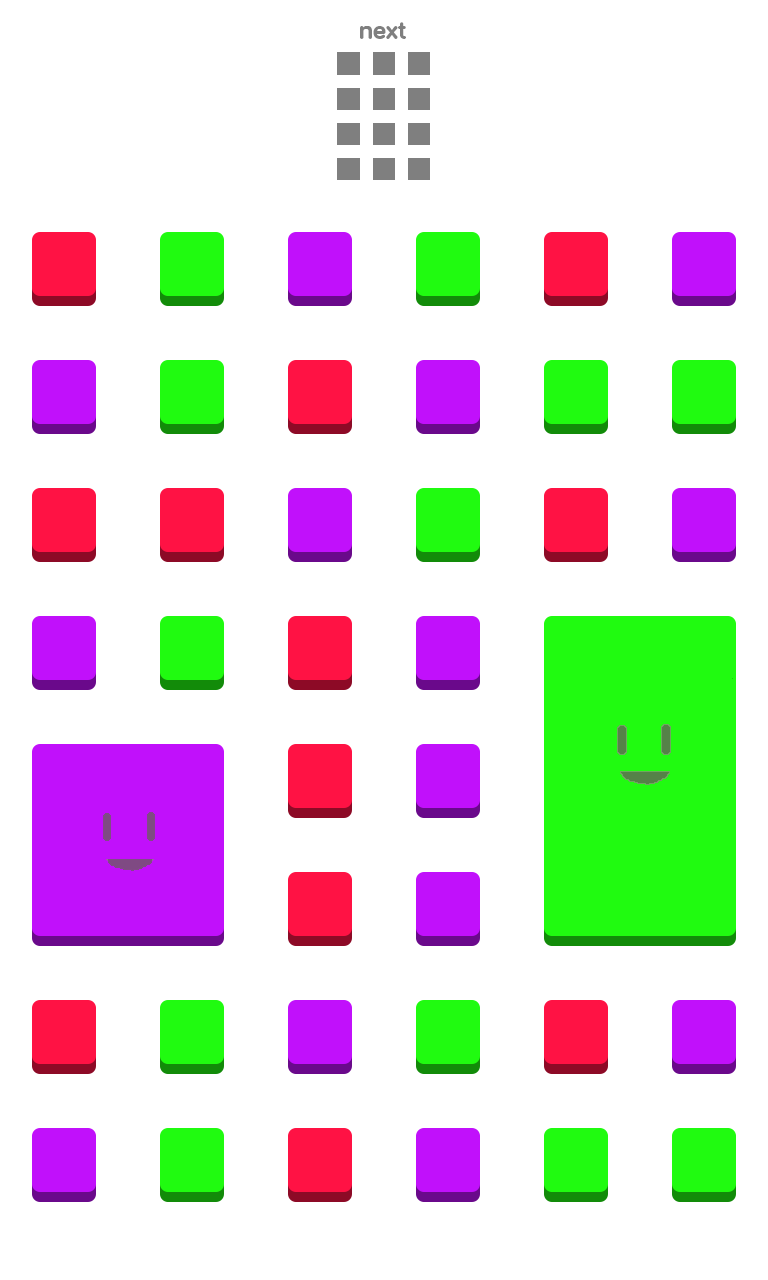
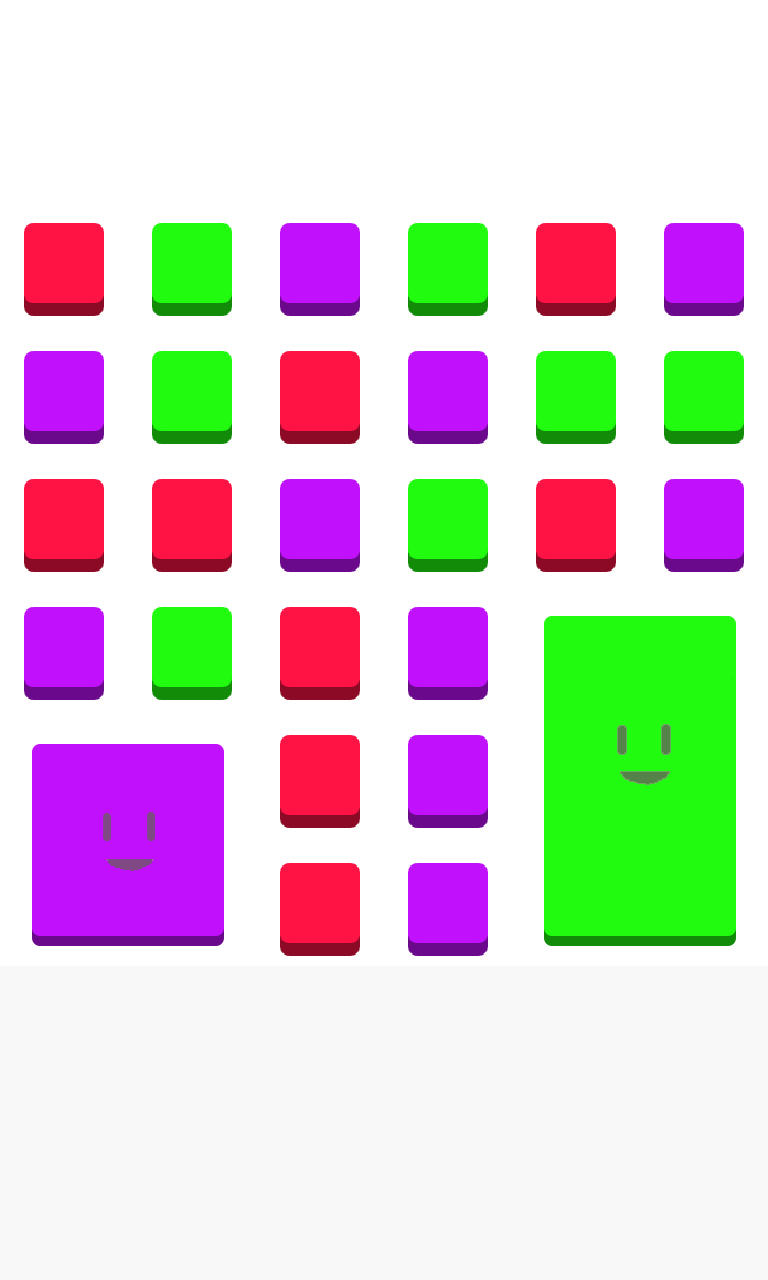
Layers edited between the first and the second 768 × 1280 image:
hid "next" over box(360, 22, 406, 39)
hid "Layer 5" over box(337, 52, 430, 180)
added layer "Layer 6" above "Layer 7" over box(0, 966, 768, 1234)
added layer "Layer 7" above "Layer 4 copy 2" over box(0, 1112, 768, 1280)
added layer "Layer 4 copy 3" above "Layer 4 copy" over box(24, 223, 744, 1212)
hid "Layer 4 copy" over box(32, 232, 736, 1202)
